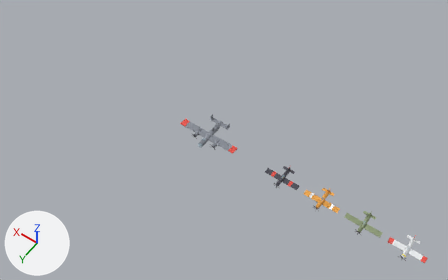
The Blender file assets/blender/shmup.blend, before and after one commit.
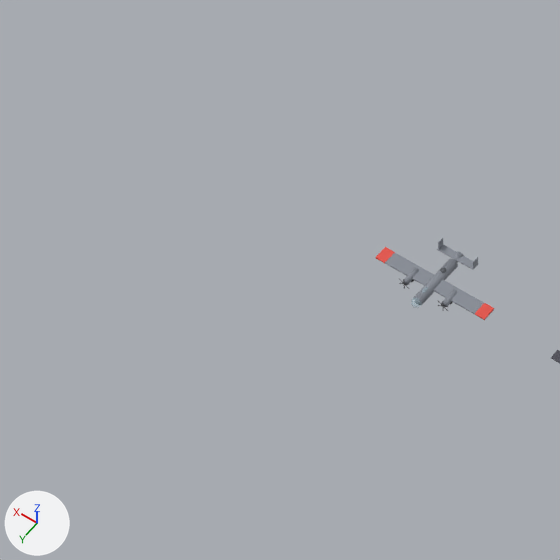
Each version appears first whole from a camera (50 mm lens) standing at (-5.7, 85.2, 136.4) and looking at (56.2, -1.5, 0.3), and next in a close-up on the part from 0% to 60% of the width and 0% to 96% of the height. Every picture has the same lights, and +X, +Y and +Z are marked at lower left. The first two pictures are the older version.

The first close-up shows 'bomber_mesh' and 1 more.
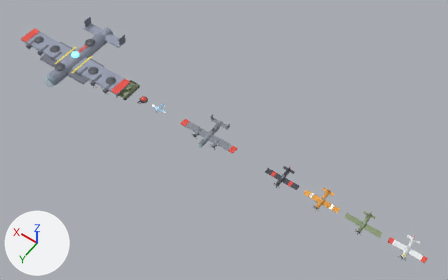
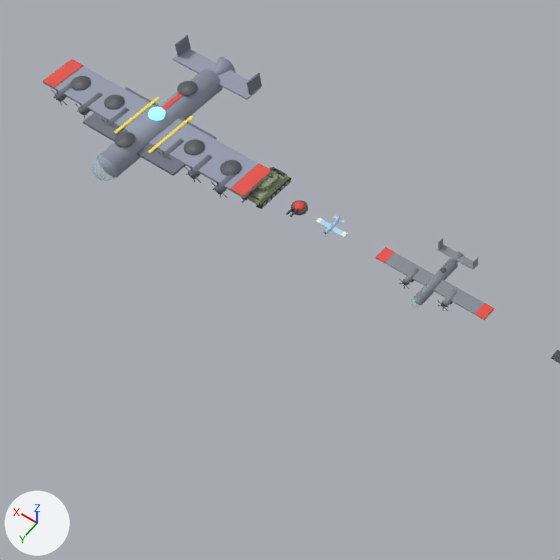
Location of each change, [x1, y1, x2, y2] in pixels of the close-ups (560 x 560 px):
'mega_mesh', added: after [43, 35, 272, 198]
    faces in mat_mega_hull (grey #959bad): [43, 49, 272, 198]
    faces in mat_mega_dark (grey #6f7381): [55, 35, 262, 194]
    faces in mat_gunmetal (grey #6f7379): [56, 76, 242, 193]
    faces in mat_ace_red (red #e55045): [43, 59, 272, 196]
    faces in mat_window (cyan #c4e1ed): [92, 155, 118, 181]
'tank', added: after [241, 167, 292, 209]
    faces in mat_olive (greyish green #8b9976): [245, 167, 290, 205]
'wingman', added: after [316, 216, 347, 237]
    faces in mat_wing_blue (blue #b3daf6): [319, 216, 344, 235]
'turret', added: after [286, 200, 308, 217]

What changed in the scene script:
```text
Add ob_mega_mesh:
    ob_mega_mesh = bpy.data.objects.new('mega_mesh', me_mega_mesh)  # 860 vertices, 644 faces; spans x -20.0..20.0, y -14.2..13.4, z 0.2..5.3; in mat_mega_hull (grey #959bad), mat_window (cyan #c4e1ed), mat_mega_dark (grey #6f7381), mat_ace_red (red #e55045), mat_ace_yellow (yellow #f9e559), mat_gunmetal (grey #6f7379), mat_rotor (dark grey #59595d), mat_mega_core (cyan #89edff, glowing cyan #89edff)
    ob_mega_mesh.location = (110.0, 0.0, 0.0)
Add ob_tank:
    ob_tank = bpy.data.objects.new('tank', me_tank)  # 760 vertices, 490 faces; spans x -1.75..1.75, y -3.54..4.95, z 0.07..3.0; in mat_olive (greyish green #8b9976), mat_dark_olive (greyish green #737e61), mat_polymer (dark grey #505055), mat_tire (dark grey #3f3f3f), mat_steel (grey #adb1b6), mat_gunmetal (grey #6f7379)
    ob_tank.location = (90.0, 0.0, 0.0)
Add ob_turret:
    ob_turret = bpy.data.objects.new('turret', me_turret)  # an icosphere of 80 faces spanning x -0.86..0.86, y -0.9..0.9, z -0.13..1.13, material slot 1; a 16-sided cylinder along z spanning x -1.2..1.2, y -1.2..1.2, z 0.0..0.5, material slot 0; an 8-sided cylinder along y spanning x -0.51..-0.19, y 0.2..2.2, z 0.54..0.86, material slot 2; an 8-sided cylinder along y spanning x 0.19..0.51, y 0.2..2.2, z 0.54..0.86, material slot 2; in mat_gunmetal (grey #6f7379), mat_ace_red (red #e55045), mat_foe_black (dark grey #4b4b55)
    ob_turret.location = (84.0, 0.0, 0.0)
Add ob_wingman:
    ob_wingman = bpy.data.objects.new('wingman', me_wingman)  # 310 vertices, 250 faces; spans x -2.5..2.5, y -1.75..1.62, z -0.18..1.0; in mat_wing_blue (blue #b3daf6), mat_window (cyan #c4e1ed), mat_steel (grey #adb1b6), mat_tire (dark grey #3f3f3f), mat_gunmetal (grey #6f7379), mat_rotor (dark grey #59595d), mat_foe_white (white #f6f6f3)
    ob_wingman.location = (78.0, 0.0, 0.0)
```
